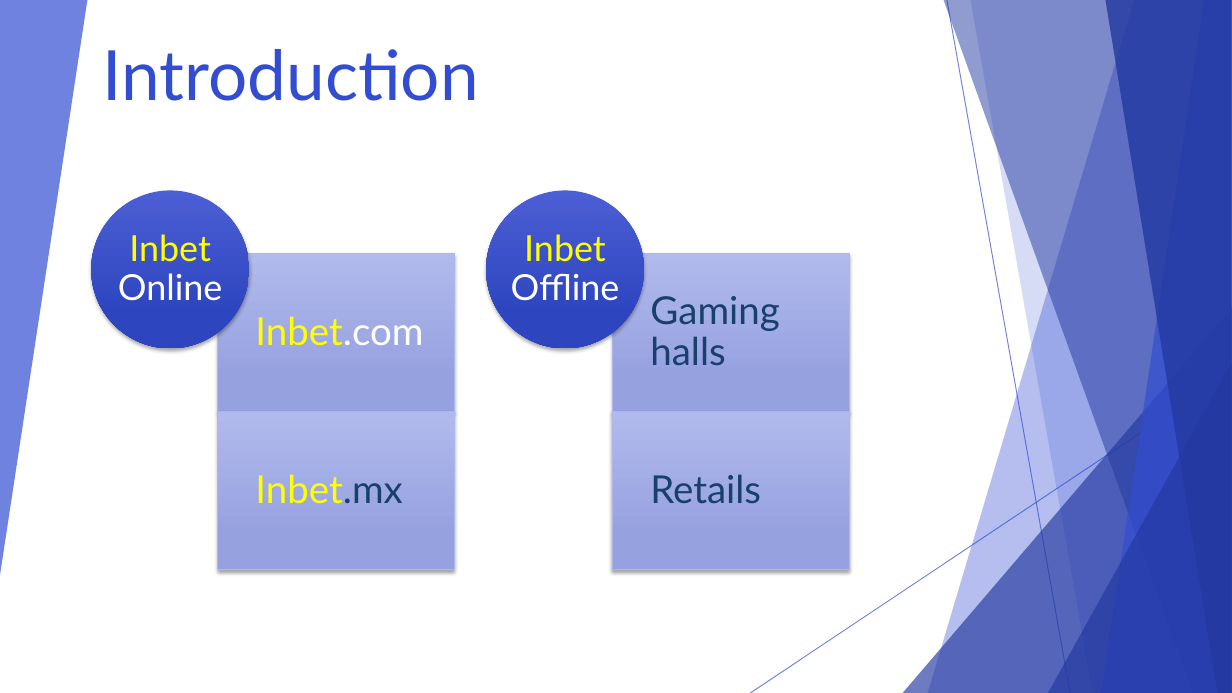
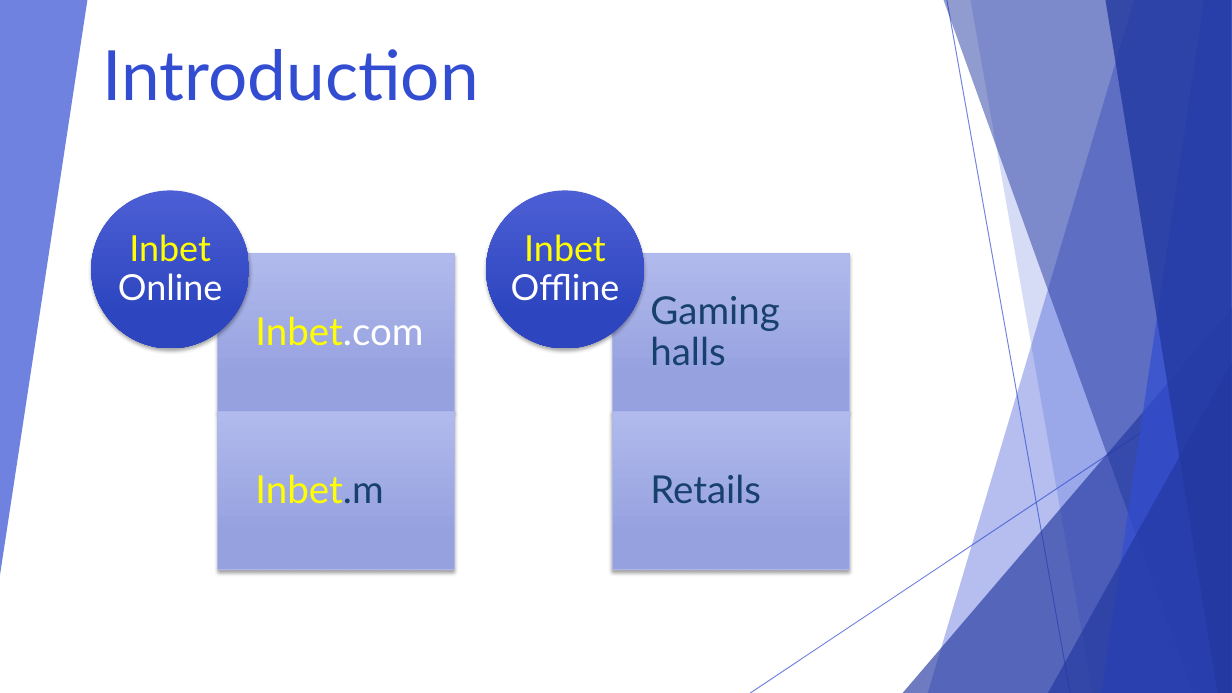
Before and after one commit to AnnaMorenoGit/inbet_onboarding, a slide deck: slide 2 of Welcome Inbet Online.pptx. Drawn at 1232x693 pixels with LibreOffice and Linux fonts; fonts in the diff are those of the drawing; background and template pictures are left out. Boxes give left, top, right and bottom in pixels: in the first picture for what was removed or moved away, otherwise in the second. Text is boxed around its words. In the diff, an @@ line names an element or a change of style, - is before the commit and + after.

Commit message:
Update deck

```diff
--- a/Welcome Inbet Online.pptx
+++ b/Welcome Inbet Online.pptx
@@ text at (x1=255, y1=474, x2=383, y2=504): text changed @@
-Inbet.mx
+Inbet.m
```
